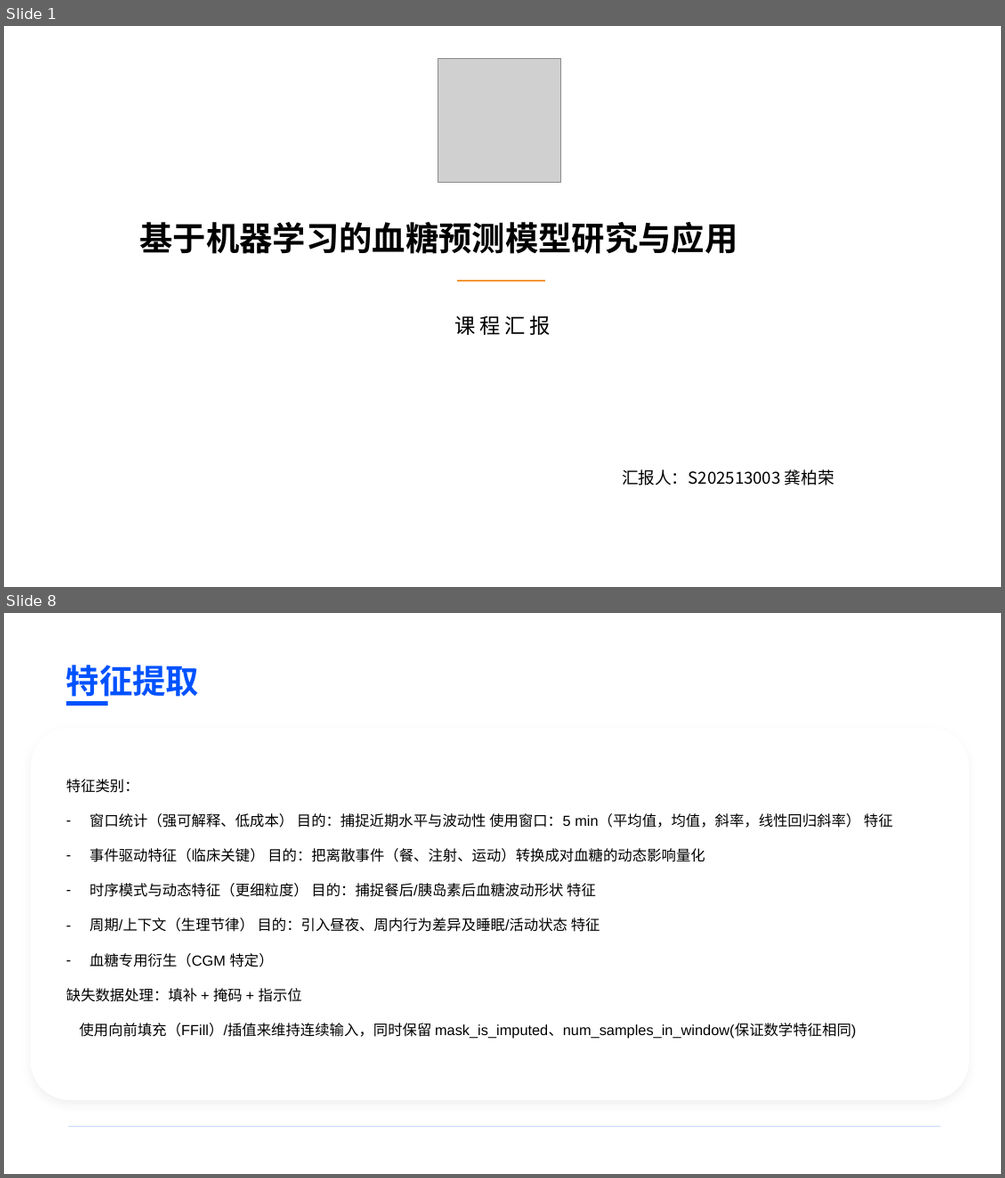
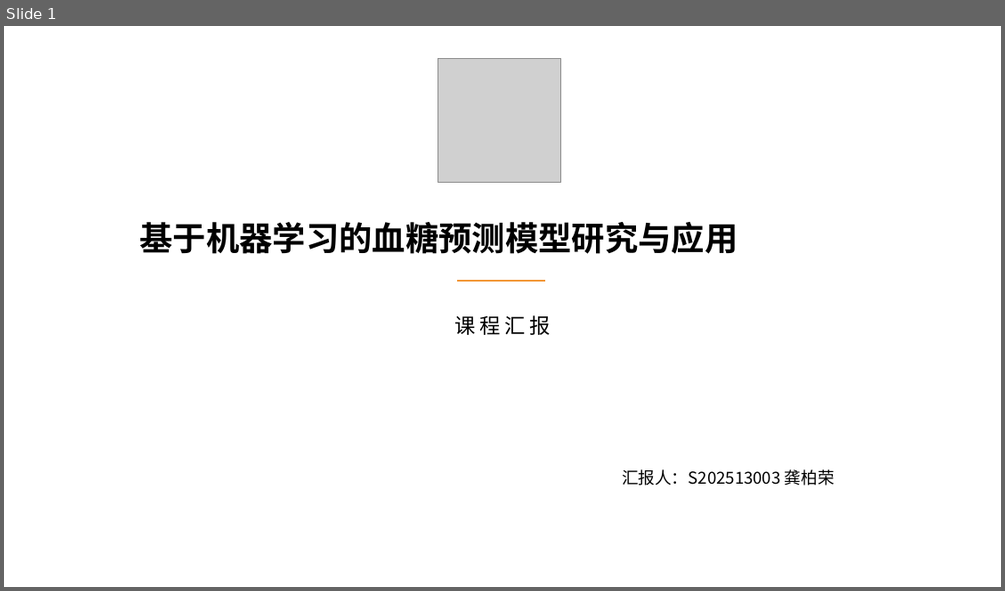
Before and after one commit to BaiRong-NUC/DiabetesAnalyzes, a slide deck: 多元统计与模式识别课程汇报.pptx. Shown one above the other, each under a label of ours: slides 1 and 8 before the commit, slide 1 after it; the slides between them are not shown. The pictures are 1005x1178 and 1005x591 pixels, drawn with LibreOffice and Linux fonts; fonts in the diff are those of the drawing; grey boxes stand for pictures; background and template pictures are left out. Boxes give left, top, right and bottom in pixels: in the first picture for what was removed or moved away, otherwise in the second. Text is boxed around its words. In the diff, an @@ line names an element or a change of style, - is before the commit and + after.

Commit message:
上传ppt 完成了数据集的介绍

```diff
--- a/多元统计与模式识别课程汇报.pptx
+++ b/多元统计与模式识别课程汇报.pptx
@@ slide 8 removed at <box>4,613,1001,1174</box>, background #FFFFFF @@
@@ text removed at <box>66,665,199,702</box> @@
-特征提取
@@ rounded rectangle removed at <box>66,701,108,706</box> @@
@@ rounded rectangle removed at <box>30,728,969,1100</box> @@
@@ text removed at <box>66,779,893,1038</box> @@
-特征类别：
-  – 窗口统计（强可解释、低成本） 目的：捕捉近期水平与波动性 使用窗口：5 min（平均值，均值，斜率，线性回归斜率） 特征
-  – 事件驱动特征（临床关键） 目的：把离散事件（餐、注射、运动）转换成对血糖的动态影响量化
-  – 时序模式与动态特征（更细粒度） 目的：捕捉餐后/胰岛素后血糖波动形状 特征
-  – 周期/上下文（生理节律） 目的：引入昼夜、周内行为差异及睡眠/活动状态 特征
-  – 血糖专用衍生（CGM 特定）
-  缺失数据处理：填补 + 掩码 + 指示位
-  使用向前填充（FFill）/插值来维持连续输入，同时保留 mask_is_imputed、num_samples_in_window(保证数学特征相同)
@@ rounded rectangle removed at <box>68,1126,941,1127</box> @@
```
Also in this commit, not shown: 2 slides changed, 3 slides added, 8 other slides removed.
